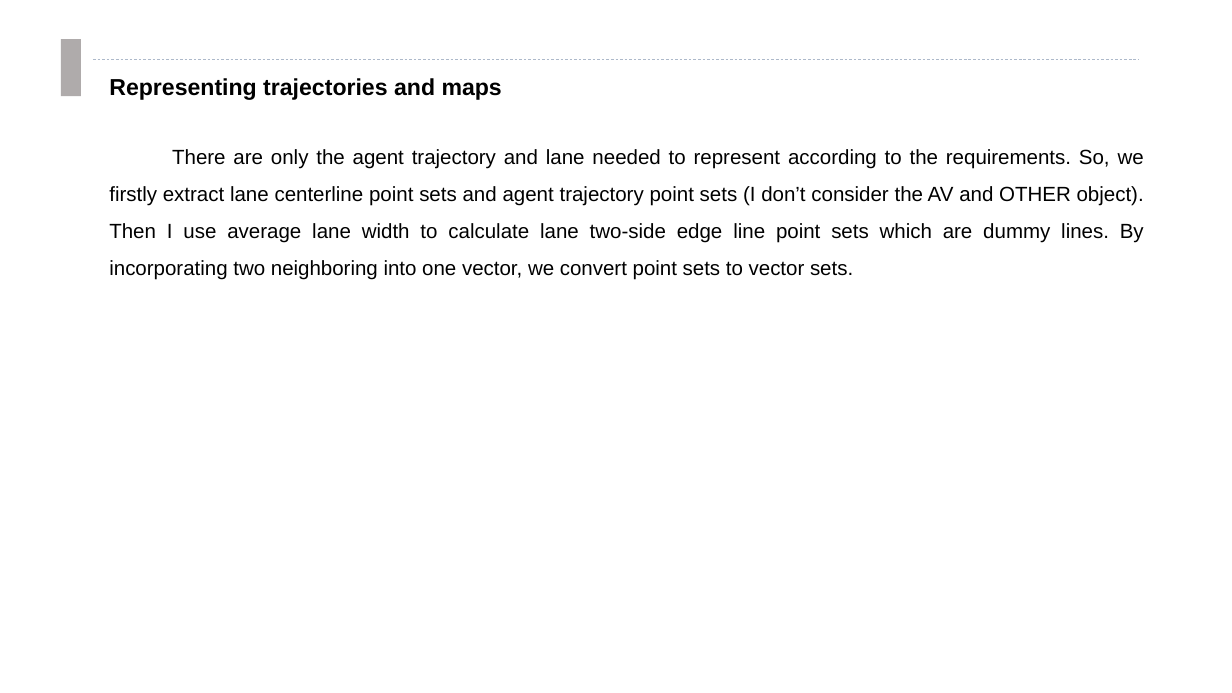
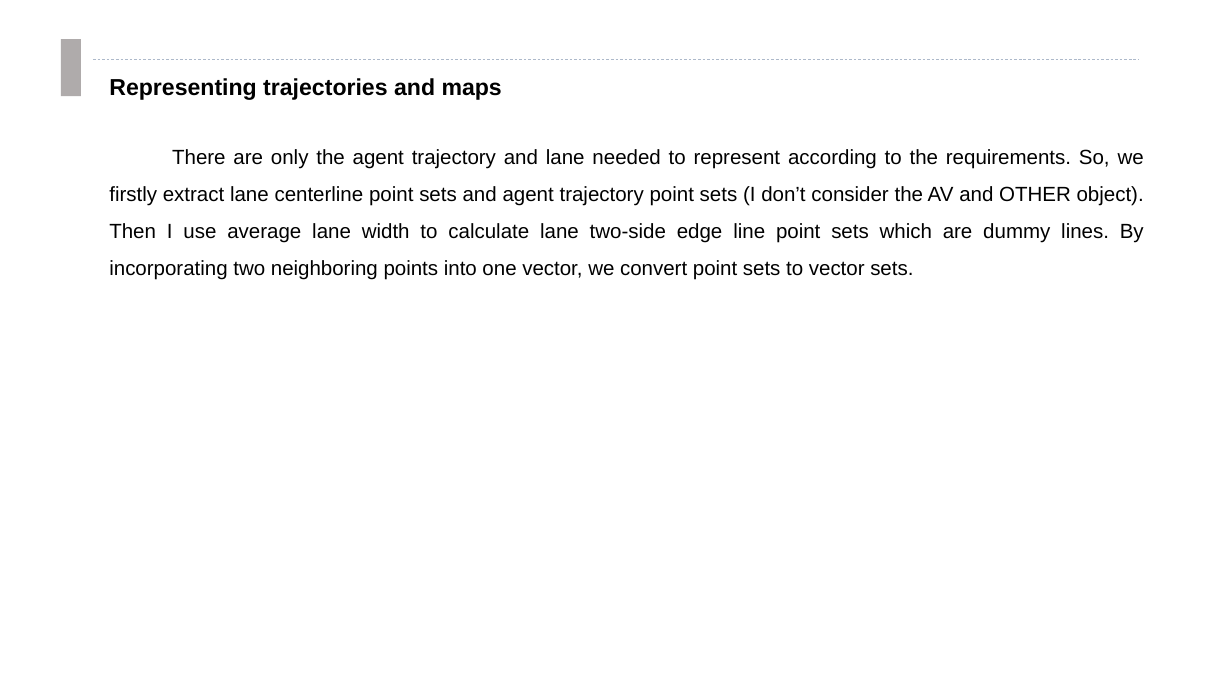
Before and after one commit to clownrat6/VectorNet, a slide deck: slide 7 of material/presentation.pptx. Drawn at 1232x693 pixels with LibreOffice and Linux fonts; fonts in the diff are those of the drawing. Boxes give left, top, right and bottom in pixels: in the first picture for what was removed or moved away, otherwise in the second. Text is boxed around its words. In the diff, an @@ line names an element or a change of style, - is before the commit and + after.

Commit message:
补充了一些关于 vectorization 可视化的图和描述。

```diff
--- a/material/presentation.pptx
+++ b/material/presentation.pptx
@@ text at (109, 149, 1144, 280): text changed @@
-There are only the agent trajectory and lane needed to represent according to the requirements. So, we firstly extract lane centerline point sets and agent trajectory point sets (I don’t consider the AV and OTHER object). Then I use average lane width to calculate lane two-side edge line point sets which are dummy lines. By incorporating two neighboring into one vector, we convert point sets to vector sets.
+There are only the agent trajectory and lane needed to represent according to the requirements. So, we firstly extract lane centerline point sets and agent trajectory point sets (I don’t consider the AV and OTHER object). Then I use average lane width to calculate lane two-side edge line point sets which are dummy lines. By incorporating two neighboring points into one vector, we convert point sets to vector sets.
```
Also in this commit, not shown: 8 other files.
